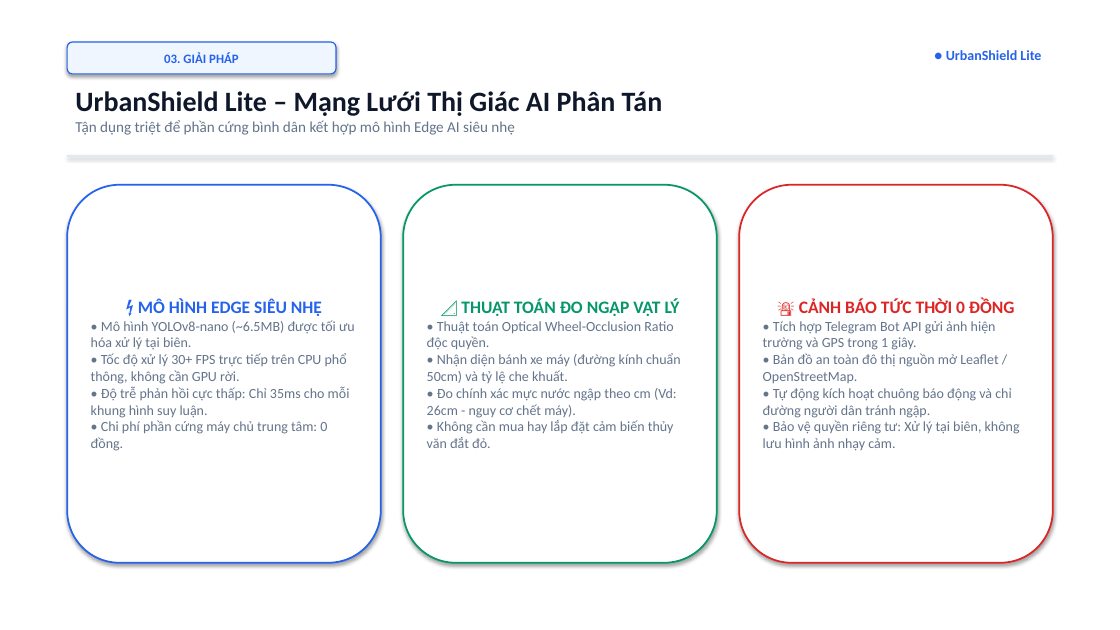
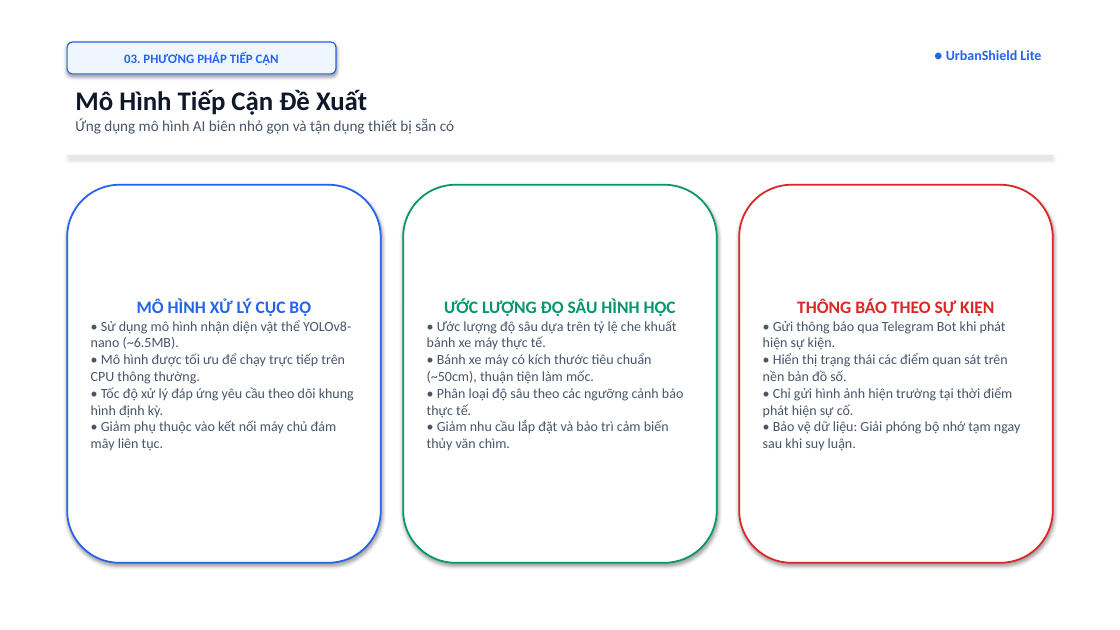
Before and after one commit to nphat-code/sgu-hackathon-2026-ai, a slide deck: slide 4 of SingleNode_UrbanShieldLite_Slides.pptx. Drawn at 1120x630 pixels with LibreOffice and Linux fonts; fonts in the diff are those of the drawing. Boxes give left, top, right and bottom in pixels: in the first picture for what was removed or moved away, otherwise in the second. Text is boxed around its words. In the diff, an @@ line names an element or a change of style, - is before the commit and + after.

```diff
--- a/SingleNode_UrbanShieldLite_Slides.pptx
+++ b/SingleNode_UrbanShieldLite_Slides.pptx
@@ text in rounded rectangle at (124,52,279,65): text changed @@
-03. GIẢI PHÁP
+03. PHƯƠNG PHÁP TIẾP CẬN
@@ text at (75,89,454,134): text changed; text colour #64748B to #475569 @@
-UrbanShield Lite – Mạng Lưới Thị Giác AI Phân Tán
-Tận dụng triệt để phần cứng bình dân kết hợp mô hình Edge AI siêu nhẹ
+Mô Hình Tiếp Cận Đề Xuất
+Ứng dụng mô hình AI biên nhỏ gọn và tận dụng thiết bị sẵn có
@@ text in rounded rectangle at (91,299,354,451): text changed; text colour #64748B to #475569 @@
-⚡ MÔ HÌNH EDGE SIÊU NHẸ
-• Mô hình YOLOv8-nano (~6.5MB) được tối ưu hóa xử lý tại biên.
-• Tốc độ xử lý 30+ FPS trực tiếp trên CPU phổ thông, không cần GPU rời.
-• Độ trễ phản hồi cực thấp: Chỉ 35ms cho mỗi khung hình suy luận.
-• Chi phí phần cứng máy chủ trung tâm: 0 đồng.
+MÔ HÌNH XỬ LÝ CỤC BỘ
+• Sử dụng mô hình nhận diện vật thể YOLOv8-nano (~6.5MB).
+• Mô hình được tối ưu để chạy trực tiếp trên CPU thông thường.
+• Tốc độ xử lý đáp ứng yêu cầu theo dõi khung hình định kỳ.
+• Giảm phụ thuộc vào kết nối máy chủ đám mây liên tục.
@@ text in rounded rectangle at (427,299,683,450): text changed; text colour #64748B to #475569 @@
-📐 THUẬT TOÁN ĐO NGẬP VẬT LÝ
-• Thuật toán Optical Wheel-Occlusion Ratio độc quyền.
-• Nhận diện bánh xe máy (đường kính chuẩn 50cm) và tỷ lệ che khuất.
-• Đo chính xác mực nước ngập theo cm (Vd: 26cm - nguy cơ chết máy).
-• Không cần mua hay lắp đặt cảm biến thủy văn đắt đỏ.
+ƯỚC LƯỢNG ĐỘ SÂU HÌNH HỌC
+• Ước lượng độ sâu dựa trên tỷ lệ che khuất bánh xe máy thực tế.
+• Bánh xe máy có kích thước tiêu chuẩn (~50cm), thuận tiện làm mốc.
+• Phân loại độ sâu theo các ngưỡng cảnh báo thực tế.
+• Giảm nhu cầu lắp đặt và bảo trì cảm biến thủy văn chìm.
@@ text in rounded rectangle at (763,299,1020,451): text changed; text colour #64748B to #475569 @@
-🚨 CẢNH BÁO TỨC THỜI 0 ĐỒNG
-• Tích hợp Telegram Bot API gửi ảnh hiện trường và GPS trong 1 giây.
-• Bản đồ an toàn đô thị nguồn mở Leaflet / OpenStreetMap.
-• Tự động kích hoạt chuông báo động và chỉ đường người dân tránh ngập.
-• Bảo vệ quyền riêng tư: Xử lý tại biên, không lưu hình ảnh nhạy cảm.
+THÔNG BÁO THEO SỰ KIỆN
+• Gửi thông báo qua Telegram Bot khi phát hiện sự kiện.
+• Hiển thị trạng thái các điểm quan sát trên nền bản đồ số.
+• Chỉ gửi hình ảnh hiện trường tại thời điểm phát hiện sự cố.
+• Bảo vệ dữ liệu: Giải phóng bộ nhớ tạm ngay sau khi suy luận.
```
Also in this commit, not shown: 7 other slides changed, 7 other files.
